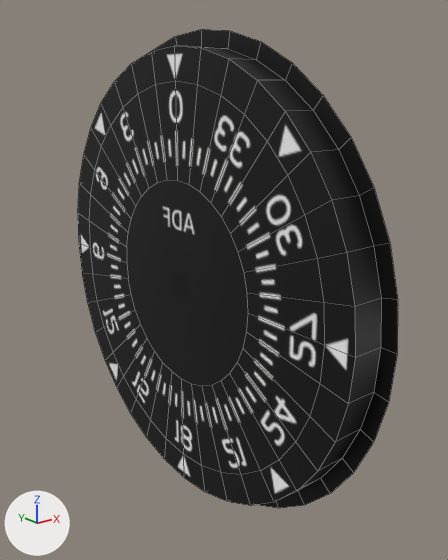
The Blender file Models/Interior/Panel/Instruments/adf/adf.blend, before and after one commit.
Before and after are seen from a 50 mm camera at (-0.0586, -0.082, 0.0318) aimed at (0.0034, -0.0044, 0.0008). Arrows for +X, +Y and +Z are at lower left; the lights stay in place. Mesh edges are drawn as thin lines on the coarser meshes.

The older version as bpy lines, for what is in view:
```python
me_circle = bpy.data.meshes.new('Circle')
me_circle.from_pydata(...)  # 108 vertices, 72 faces; spans x -0.005..0.0, y -0.04..0.04, z -0.04..0.04
me_circle.polygons.foreach_set('use_smooth', [True] * 72)
me_circle.materials.append(mat_casematerial)  # black #000000
me_circle_003 = bpy.data.meshes.new('Circle.003')
me_circle_003.from_pydata(...)  # 72 vertices, 36 faces; spans x -0.005, y -0.0325..0.0325, z -0.0325..0.0325
me_circle_003.polygons.foreach_set('use_smooth', [True] * 36)
me_circle_003.materials.append(mat_facematerial)  # picture img_adf_png
me_circle_004 = bpy.data.meshes.new('Circle.004')
me_circle_004.from_pydata(...)  # 108 vertices, 37 faces; spans x -0.005, y -0.0375..0.0375, z -0.0375..0.0375
me_circle_004.polygons.foreach_set('use_smooth', [True] * 37)
me_circle_004.materials.append(mat_facematerial)  # picture img_adf_png
ob_case = bpy.data.objects.new('Case', me_circle)
ob_case.location = (0.0025, 0.0, 0.0)
ob_face = bpy.data.objects.new('Face', me_circle_004)
ob_face.location = (0.0025, 0.0, 0.0)
ob_headingscale = bpy.data.objects.new('HeadingScale', me_circle_003)
ob_headingscale.location = (0.0025, 0.0, 0.0)
```
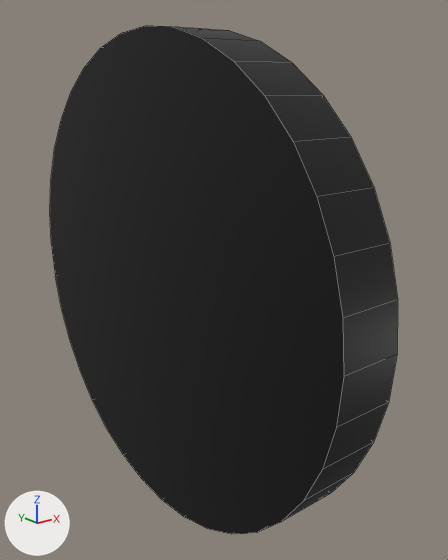
Scene script edits in JSON lines:
```json
{"block": "me_circle", "where": "# used by ob_case; location = (0.0025, 0.0, 0.0)"}
{"op": "remove", "block": "me_circle", "code": "me_circle.from_pydata(...)  # 108 vertices, 72 faces; spans x -0.005..0.0, y -0.04..0.04, z -0.04..0.04"}
{"op": "add", "block": "me_circle", "code": "me_circle.from_pydata(...)  # 144 vertices, 109 faces; spans x -0.01..0.0, y -0.04..0.04, z -0.04..0.04"}
{"block": "me_circle", "change": "me_circle part 1"}
{"block": "me_circle", "change": "36 new vertices lie (-0.01, 0.0, 0.0) away from vertices in x 0.0, y -0.04..0.04, z -0.04..0.04"}
{"block": "me_circle", "change": "37 new faces join them"}
```

Pixel boxes (x1, y1, x2, y2) of what changed, in the pictures (448 x 560 px):
```json
{"object": "Case", "change": "reshaped", "before": [153, 29, 398, 508], "after": [50, 26, 398, 534]}
{"part": 1, "of": "me_circle", "change": "added", "after": [50, 26, 398, 534], "on screen": "black"}
{"object": "HeadingScale", "change": "unchanged, covered by the edit", "before": [89, 81, 324, 475]}
{"object": "Face", "change": "unchanged, covered by the edit", "before": [78, 46, 355, 506]}
```
